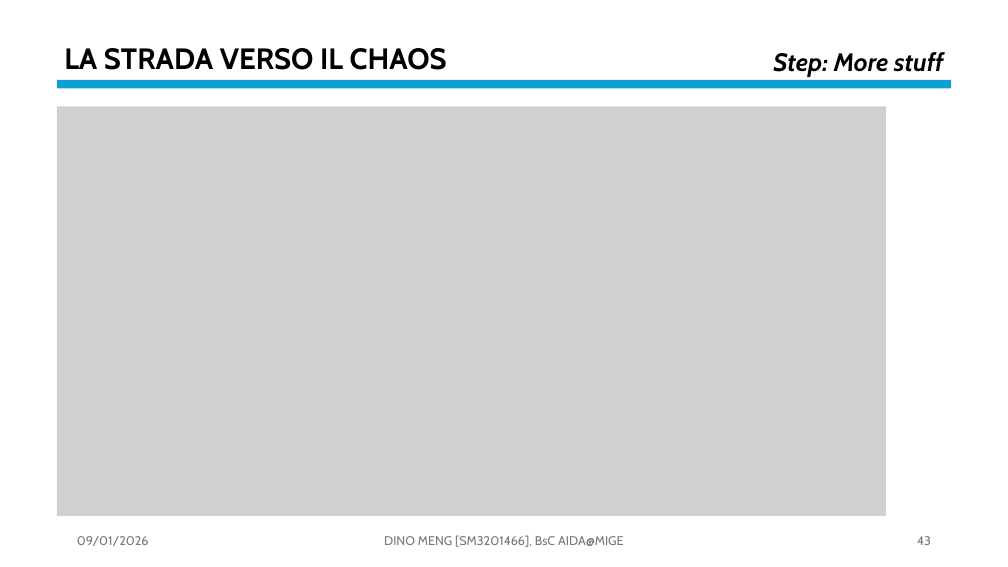
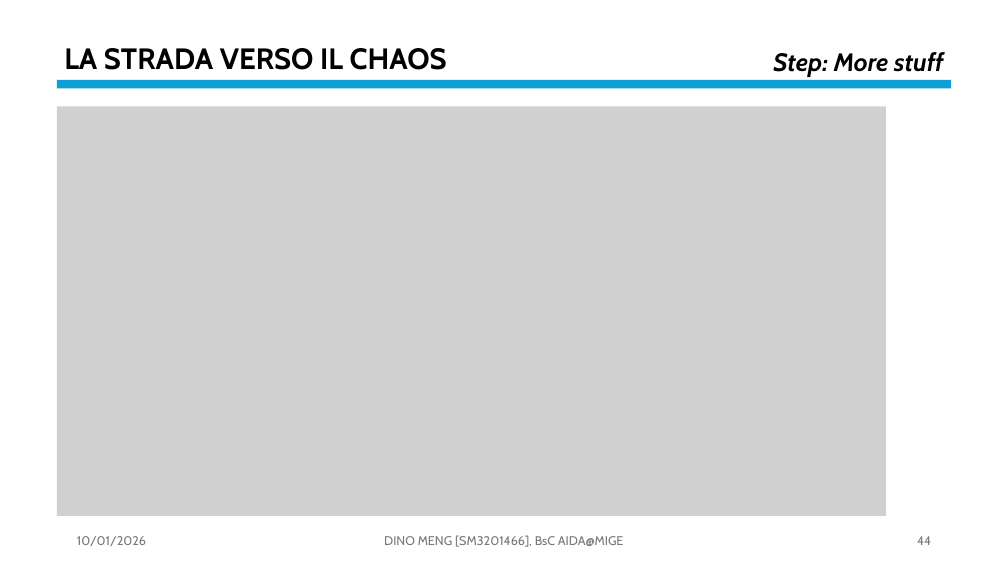
Before and after one commit to OdinMeng/AIDA-UNIVERSITY-NOTES-2025-2026, a slide deck: slide 44 of Complex Systems/project/PresentationPROJECTSM3201466.pptx (slide 43 before the commit). Drawn at 1008x567 pixels with LibreOffice and Linux fonts; fonts in the diff are those of the drawing; grey boxes stand for pictures. Boxes give left, top, right and bottom in pixels: in the first picture for what was removed or moved away, otherwise in the second. Text is boxed around its words. In the diff, an @@ line names an element or a change of style, - is before the commit and + after.

```diff
--- a/Complex Systems/project/PresentationPROJECTSM3201466.pptx
+++ b/Complex Systems/project/PresentationPROJECTSM3201466.pptx
@@ text at [77,536,146,546]: text changed @@
-09/01/2026
+10/01/2026
@@ page number at [917,536,931,545]: text changed @@
-43
+44
```
Also in this commit, not shown: 45 other slides changed, 1 slide added, 4 other files.
